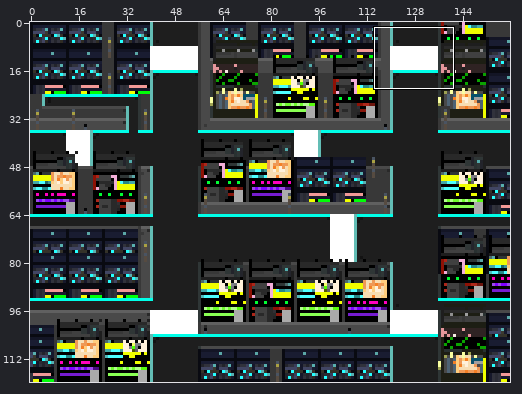
Two versions of one sprite sheet, Maps/19_m.png. Above, an overview of the earlier version with the close-up marked.
Close-up. Old version:
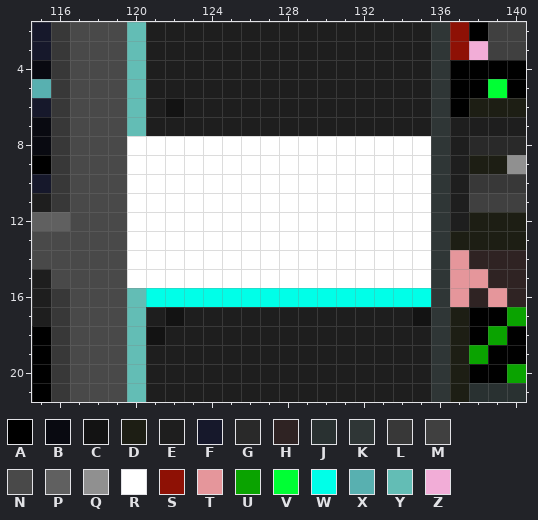
The file is 160x120 pixels. Colours within 5 levels of each other are drawn and written as one. Shown: x 115..140, y 2..21. The commit also changed other parts of the picture, which this record leaves out.
Palette (. is transparent): A #000000  B #090a11  C #131313  D #1d1e14  E #1e1e1e  F #16182b  G #292929  H #2f2323  J #293131  K #2f3636  L #383838  M #404040  N #494949  P #606060  Q #909090  R #ffffff  S #8e1105  T #e5969b  U #0aa300  V #00ff34  W #00ffe8  X #58b0b0  Y #63bdb5  Z #f2add7
Pixels before, first column x 115:
 2 FLNNNYEEEEEEEEEEEEEEEKSAMM
 3 FLNNNYEEEEEEEEEEEEEEEKSZMM
 4 BLNNNYEEEEEEEEEEEEEEEKAAAA
 5 XLNNNYEEEEEEEEEEEEEEEKAAVA
 6 FLNNNYECEEEEEEEEEEEEEKADDD
 7 BLNNNYEEEEEEEEEEEEEEEKEEEE
 8 BLNNNRRRRRRRRRRRRRRRRKEGGG
 9 ALNNNRRRRRRRRRRRRRRRRKEDDQ
10 FLNNNRRRRRRRRRRRRRRRRKELLL
11 ELNNNRRRRRRRRRRRRRRRRKEMMM
12 PPNNNRRRRRRRRRRRRRRRRKEDDD
13 NNNNNRRRRRRRRRRRRRRRRKDDDD
14 NNNNNRRRRRRRRRRRRRRRRKTHHH
15 ENNNNRRRRRRRRRRRRRRRRKTTHH
16 ELNNNYWWWWWWWWWWWWWWWKTHTH
17 ELNNNYECEEEEEEEEEEEECKDAAU
18 ALNNNYCEEEEEEEEEEEEEEKDAUA
19 ALNNNYEEEEEEEEEEEEEEEKDUAA
20 ALNNNYEEEEEEEEEEEEEEEKDAAU
21 ALNNNYEEEEEEEEEEEEEEEKDJJJ
After:
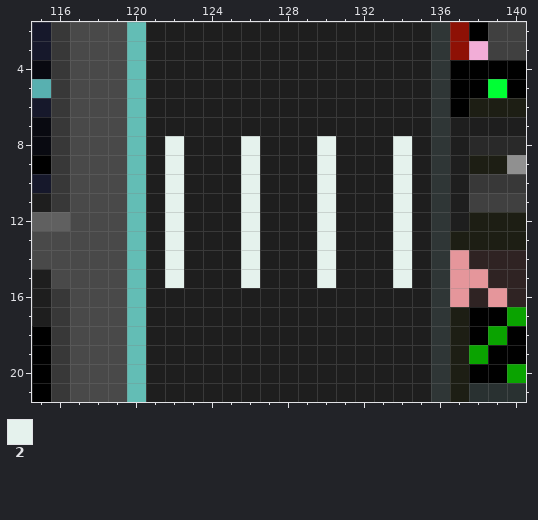
Colours new in this view: 2 #e5f2ed
Diff:
Changed rows in their new state; - is an unchanged pixel.
first column x 120:
 6 --E-------------
 8 YE2EEE2EEE2EEE2E
 9 YE2EEE2EEE2EEE2E
10 YE2EEE2EEE2EEE2E
11 YE2EEE2EEE2EEE2E
12 YE2EEE2EEE2EEE2E
13 YE2EEE2EEE2EEE2E
14 YE2EEE2EEE2EEE2E
15 YE2EEE2EEE2EEE2E
16 -EEEEEEEEEEEEEEE
17 --E------------E
18 -E--------------
Pixel boxes of the changes (left, top, right, bottom) in both close-ups:
changed: (127, 98, 431, 345)
